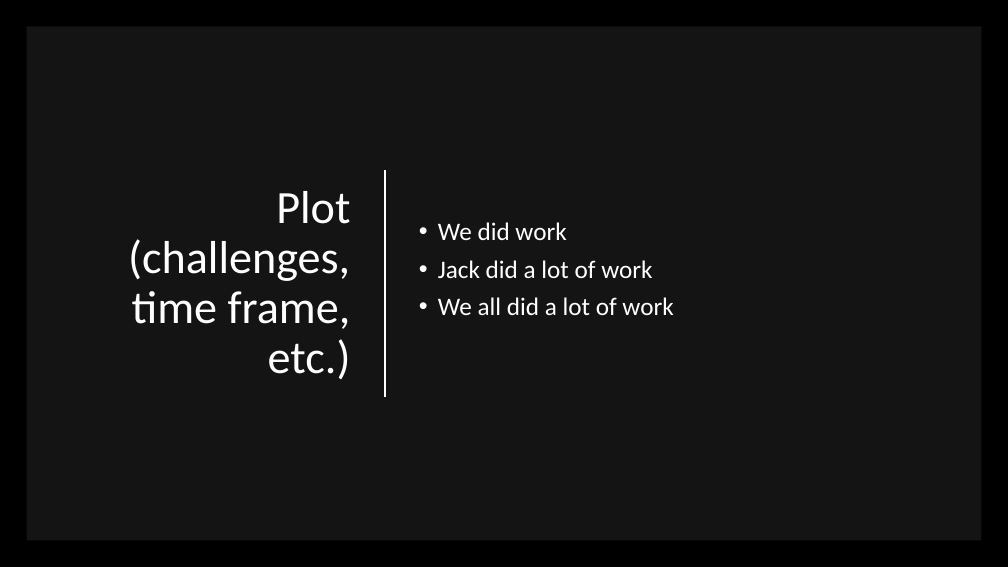
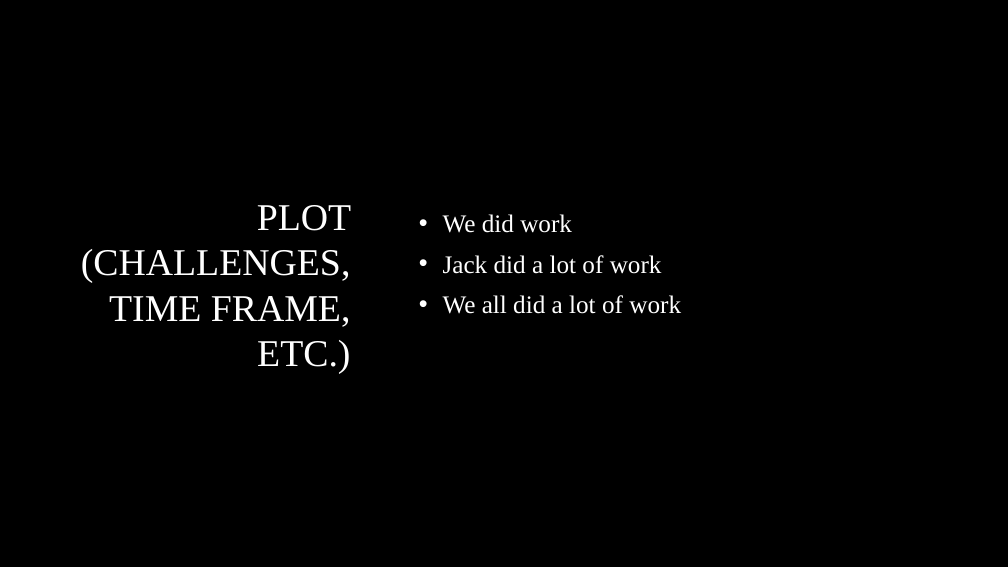
Before and after one commit to TTTriplicate/DnDCharGenerator, a slide deck: slide 4 of DnDPresentation.pptx. Drawn at 1008x567 pixels with LibreOffice and Linux fonts; fonts in the diff are those of the drawing; background and template pictures are left out. Boxes give left, top, right and bottom in pixels: in the first picture for what was removed or moved away, otherwise in the second. Text is boxed around its words. In the diff, an @@ line names an element or a change of style, - is before the commit and + after.

```diff
--- a/DnDPresentation.pptx
+++ b/DnDPresentation.pptx
@@ rectangle removed at (x1=26, y1=26, x2=982, y2=541) @@
@@ text "We did work" at (x1=443, y1=214, x2=681, y2=314): font Calibri to Times New Roman; indent changed; line spacing 0.9 to 1 @@
@@ line removed from (385, 170) to (385, 397) @@
@@ title at (x1=81, y1=205, x2=351, y2=374): text changed; size 44 to 36 pt; font Calibri to Times New Roman @@
-Plot (challenges, time frame, etc.)
+PLOT (CHALLENGES, TIME FRAME, ETC.)
```
Also in this commit, not shown: 6 other slides changed.
